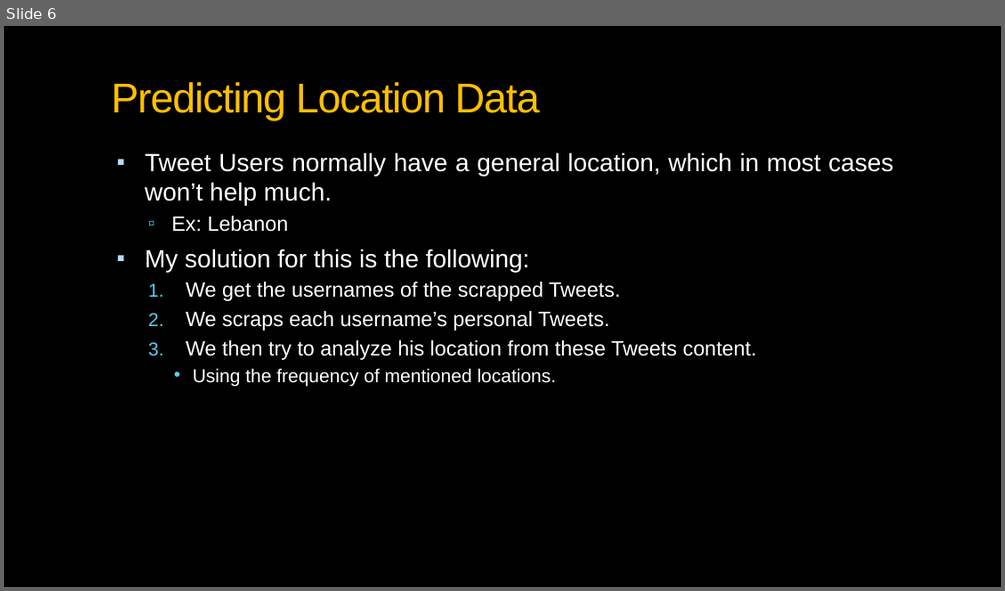
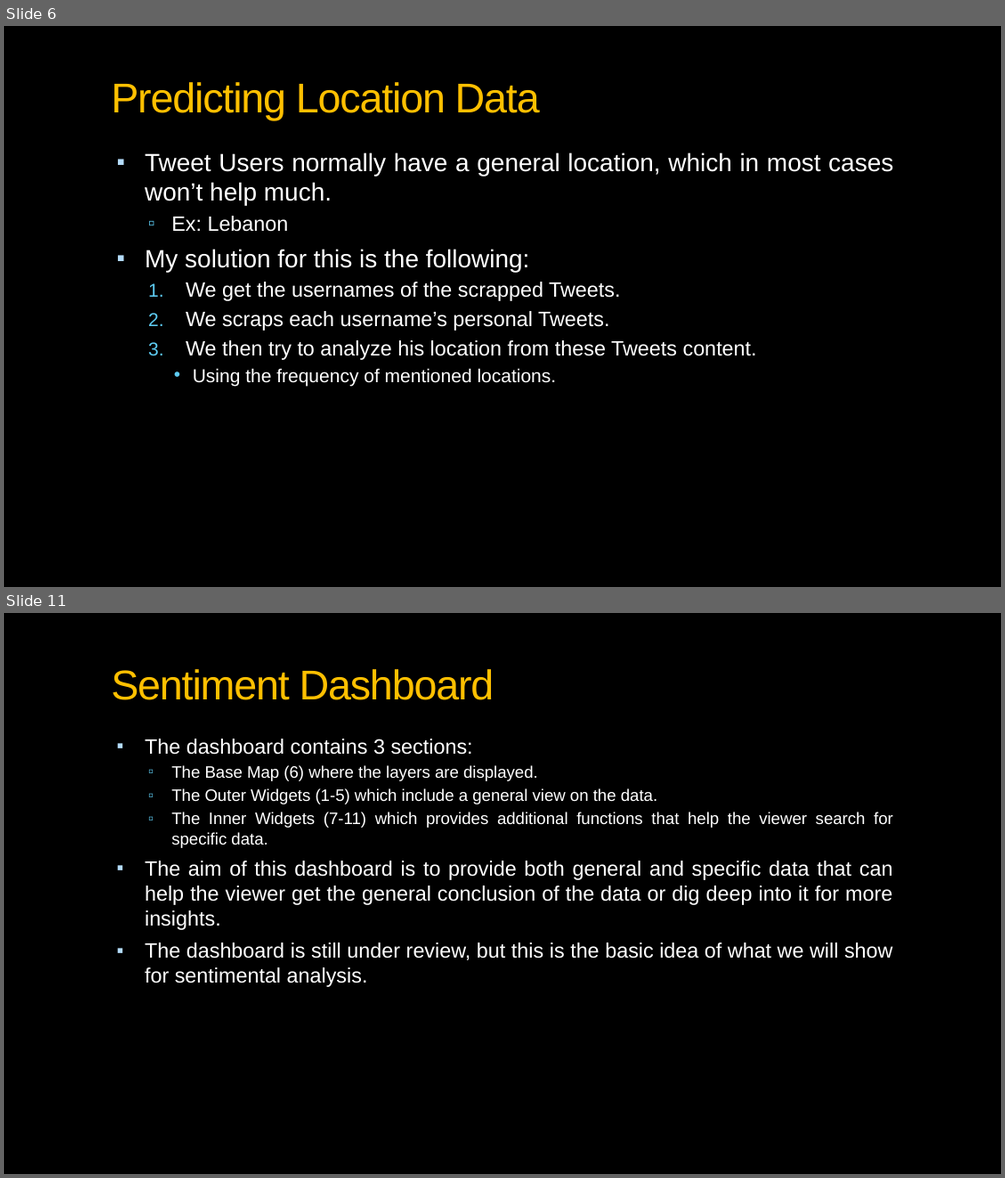
Before and after one commit to aliharakeh/M2-Project, a slide deck: Reports/Geospatial Intelligence_v2.pptx. Shown one above the other, each under a label of ours: slide 6 before the commit, slides 6 and 11 after it; the slides between them are not shown. The pictures are 1005x591 and 1005x1178 pixels, drawn with LibreOffice and Linux fonts; fonts in the diff are those of the drawing; background and template pictures are left out. Boxes give left, top, right and bottom in pixels: in the first picture for what was removed or moved away, otherwise in the second. Text is boxed around its words. In the diff, an @@ line names an element or a change of style, - is before the commit and + after.

```diff
--- a/Reports/Geospatial Intelligence_v2.pptx
+++ b/Reports/Geospatial Intelligence_v2.pptx
@@ slide 11 added at box(4, 613, 1001, 1174), background picture (left out) @@
@@ title added at box(111, 669, 494, 700), 40 pt, text #FFC000 @@
+Sentiment Dashboard
@@ text added at box(145, 738, 893, 987), 20 pt, text #FFFFFF @@
+▪ The dashboard contains 3 sections:
+  ▫ The Base Map (6) where the layers are displayed.
+  ▫ The Outer Widgets (1-5) which include a general view on the data.
+  ▫ The Inner Widgets (7-11) which provides additional functions that help the viewer search for specific data.
+▪ The aim of this dashboard is to provide both general and specific data that can help the viewer get the general conclusion of the data or dig deep into it for more insights.
+▪ The dashboard is still under review, but this is the basic idea of what we will show for sentimental analysis.
```
Also in this commit, not shown: 2 slides changed, 3 other slides added, 1 slide removed.
